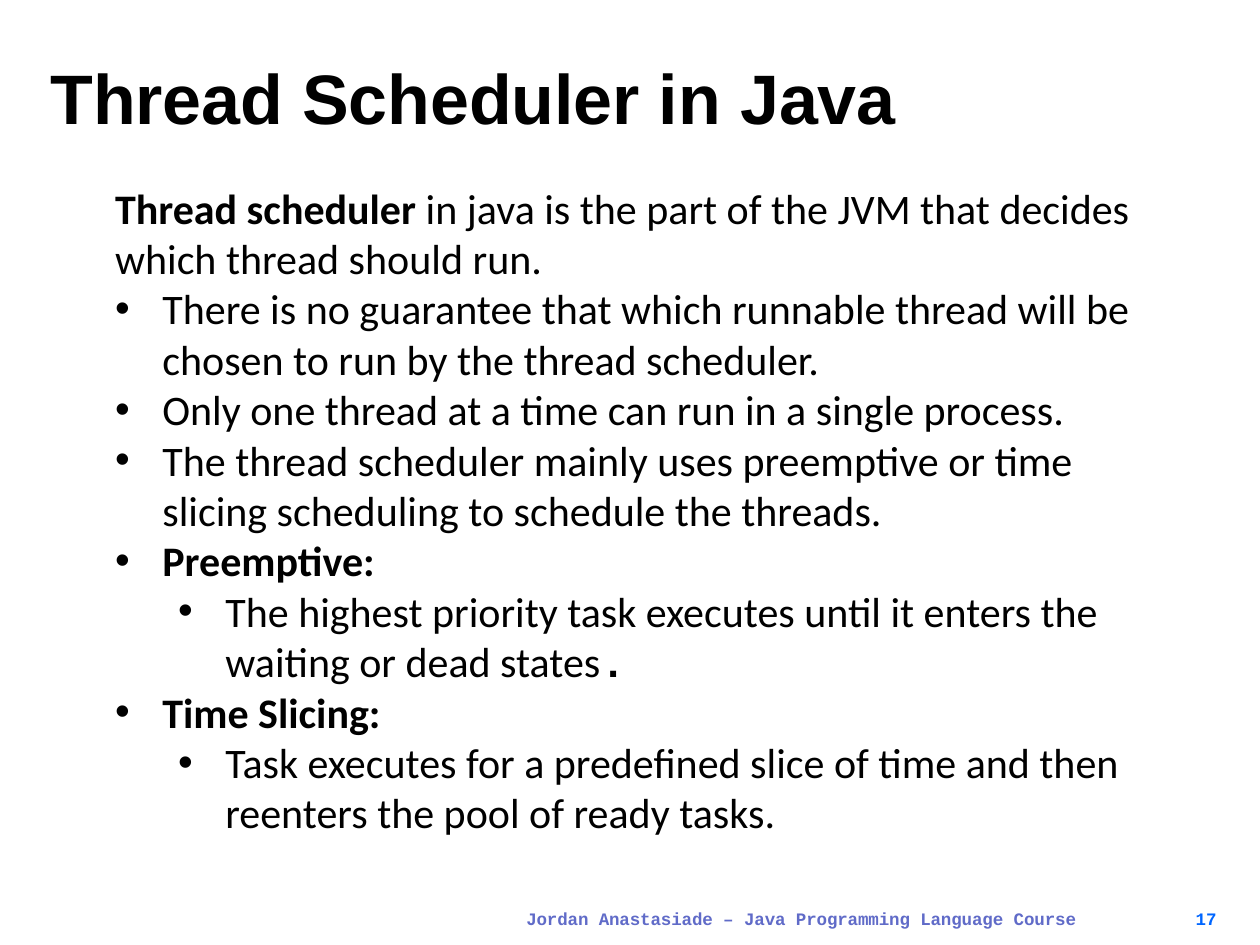
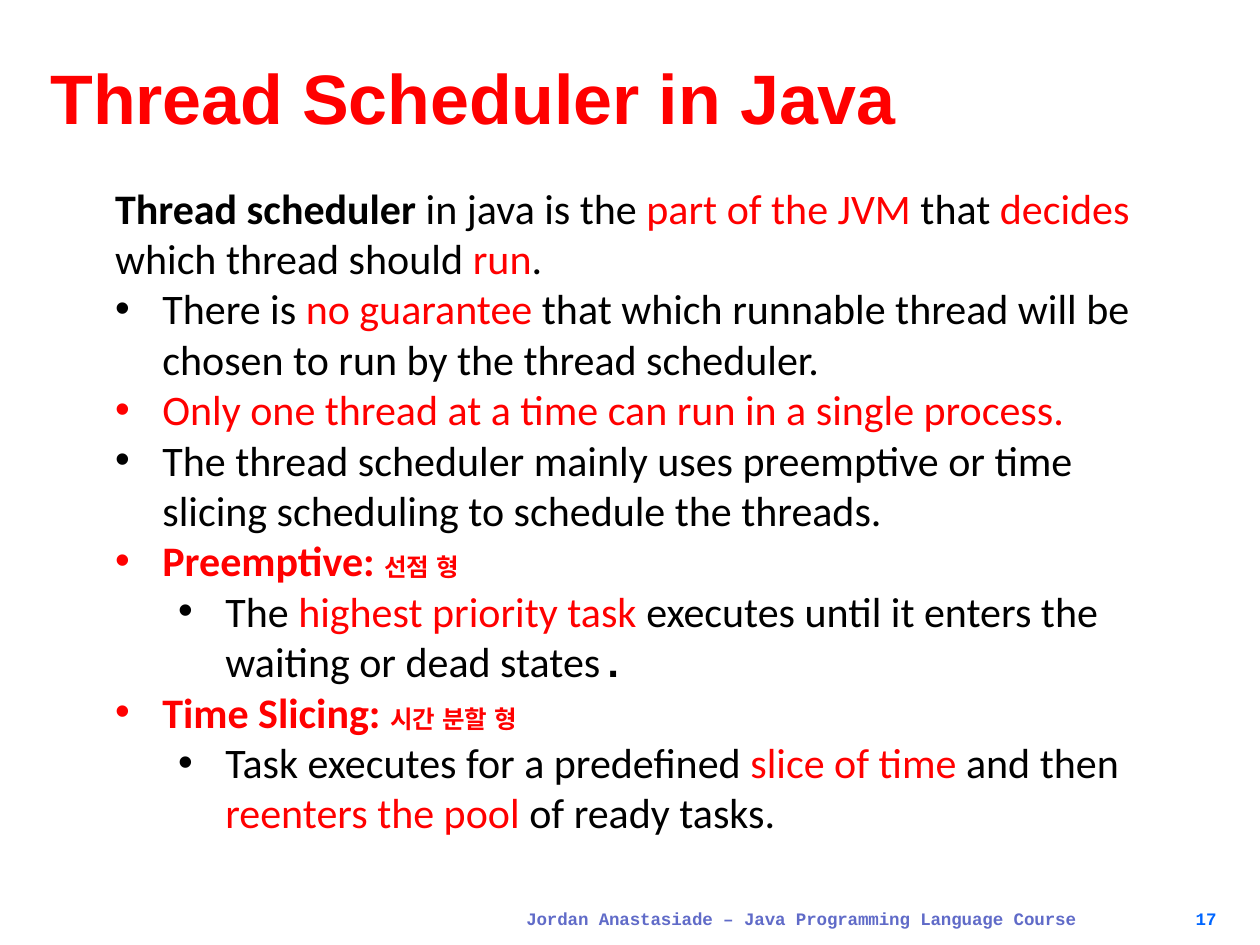
Before and after one commit to JongkukLee/JAC444, a slide deck: slide 17 of lect5-s1-thread-basic.pptx. Drawn at 1260x945 pixels with LibreOffice and Linux fonts; fonts in the diff are those of the drawing. Boxes give left, top, right and bottom in pixels: in the first picture for what was removed or moved away, otherwise in the second. Text is boxed around its words. In the diff, an @@ line names an element or a change of style, - is before the commit and + after.

```diff
--- a/lect5-s1-thread-basic.pptx
+++ b/lect5-s1-thread-basic.pptx
@@ title "Thread Scheduler in Java" at [51, 73, 895, 125]: text colour #000000 to #FF0000 @@
@@ text at [115, 194, 1130, 835]: text colour #000000 to #FF0000 in "part of the JVM decides run.", "no guarantee", "Only one thread at a time can ...", "highest priority task" and 1 more places @@
@@ text at [162, 546, 459, 583]: text changed; text colour #000000 to #FF0000 @@
-• Preemptive:
+• Preemptive: 선점 형
@@ text at [162, 698, 517, 735]: text changed; text colour #000000 to #FF0000 @@
-• Time Slicing:
+• Time Slicing: 시간 분할 형
```
Also in this commit, not shown: 18 other slides changed, 20 other files.
